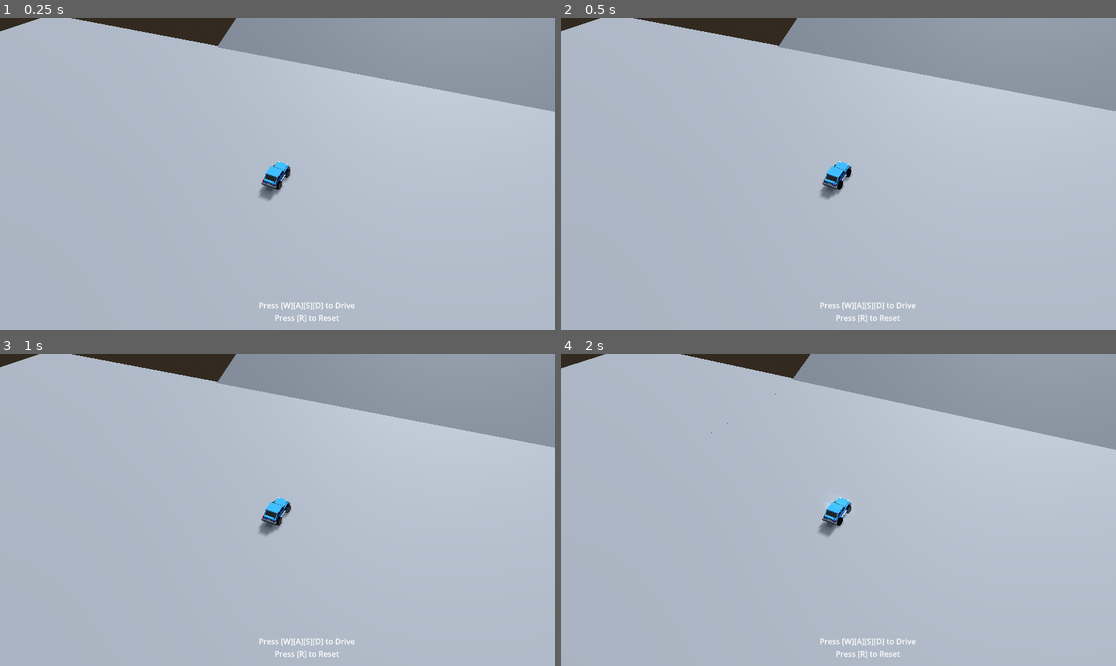
Above: before the commit, frames 1-4 (two rows, left to right).
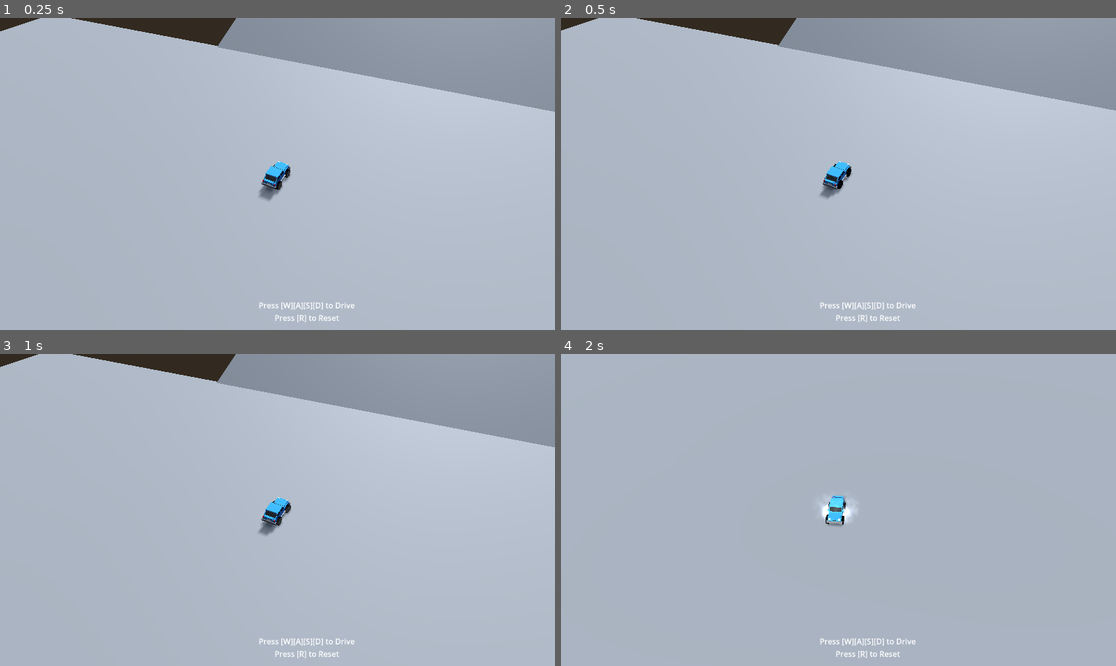
Above: after the commit, the same moments.

Repository: gex194/rally-game
Game: Godot game, scene res://Scenes/main.tscn
Two runs of this game, one before a commit and one after it. Both use one fixed random seed, a clock stepped at 60 frames per second and the inputs below.
Inputs:
- Up to frame 1 (0.25 s): no input
- Up to frame 2 (0.5 s): no input
- Up to frame 3 (1 s): tap W (Forward) at 0.5 s; hold D (Right) from 0.53 s (still down)
- Up to frame 4 (2 s): tap W (Forward) at 1.25 s; release D (Right) at 1.28 s; hold S (Back) from 1.28 s (still down)

Frame 1 is identical in both runs. In frame 2, 0.2% of the frame differs, in the area x 0-100%, y 0-58%; in frame 3, less than 0.1%; in frame 4, 12%, in the area x 0-100%, y 0-59%.

Commit message:
Corrected sound pitch error, changed handling a bit

Diff:
--- a/Scenes/car.gd
+++ b/Scenes/car.gd
@@ -1,7 +1,7 @@
 extends VehicleBody3D
 
-var max_rpm = 600
-var max_torque = 200
+var max_rpm = 700
+var max_torque = 300
 @onready var left_wheel_smoke: GPUParticles3D = get_node("left_wheel_smoke")
 @onready var right_wheel_smoke: GPUParticles3D = get_node("right_wheel_smoke")
 
@@ -15,9 +15,9 @@
 	steering = lerp(steering, Input.get_axis("Right","Left") * 0.4, steering_speed * delta)
 	var acceleration = Input.get_axis("Back", "Forward")
 	var rpm = rear_left_wheel.get_rpm()
-	rear_left_wheel.engine_force = acceleration * max_torque * (1 - rpm / max_rpm)
+	rear_left_wheel.engine_force = acceleration * max_torque * (1 - abs(rpm) / max_rpm)
 	rpm = rear_right_wheel.get_rpm()
-	rear_right_wheel.engine_force = acceleration * max_torque * (1 - rpm / max_rpm)
+	rear_right_wheel.engine_force = acceleration * max_torque * (1 - abs(rpm) / max_rpm)
 	if (Input.is_action_pressed("Reset")):
 		reset_position()
 	handle_emitters(acceleration, rpm)
@@ -32,7 +32,8 @@
 		right_wheel_smoke.emitting = false;
 
 func handle_engine_sound(rpm) -> void:
-	engine_sound.pitch_scale = rpm / 200;
+	if (abs(rpm) > 0.0):
+		engine_sound.pitch_scale = abs(rpm) / 200;
 
 func reset_position() -> void:
 	self.position = Vector3(0,2,0)
--- a/Scenes/car.tscn
+++ b/Scenes/car.tscn
@@ -19,16 +19,17 @@
 center_of_mass = Vector3(0, -0.5, 0)
 brake = 0.7
 script = ExtResource("1_8u2tg")
+steering_speed = 2
 
 [node name="CollisionShape3D" type="CollisionShape3D" parent="Car"]
 transform = Transform3D(1, 0, 0, 0, 1, 0, 0, 0, 1, 0.00491318, 0.501751, 0.000610352)
 shape = SubResource("BoxShape3D_6ucxl")
 
 [node name="left_wheel_smoke" parent="Car" instance=ExtResource("2_aq7ta")]
-transform = Transform3D(1, 0, 0, 0, 1, 0, 0, 0, 1, 0.491058, 0, -0.969802)
+transform = Transform3D(1, 0, 0, 0, 1, 0, 0, 0, 1, 0.685256, 0, -0.969802)
 
 [node name="right_wheel_smoke" parent="Car" instance=ExtResource("2_aq7ta")]
-transform = Transform3D(1, 0, 0, 0, 1, 0, 0, 0, 1, -0.565941, 0, -0.969802)
+transform = Transform3D(1, 0, 0, 0, 1, 0, 0, 0, 1, -0.831962, 0, -0.969802)
 
 [node name="car" parent="Car" instance=ExtResource("1_exxvk")]
 transform = Transform3D(-1, 0, -8.74228e-08, 0, 1, 0, 8.74228e-08, 0, -1, 0, 0, 0)
@@ -37,8 +38,10 @@
 transform = Transform3D(0.65, 0, 0, 0, 0.65, 0, 0, 0, 0.65, 0.763712, 0.0557913, 0.947786)
 brake = 0.7
 use_as_steering = true
+wheel_roll_influence = 0.5
 wheel_radius = 0.4
-suspension_stiffness = 70.0
+wheel_friction_slip = 3.0
+suspension_stiffness = 40.0
 damping_compression = 1.9
 damping_relaxation = 2.0
 
@@ -49,8 +52,10 @@
 transform = Transform3D(0.65, 0, 0, 0, 0.65, 0, 0, 0, 0.65, -0.808983, 0.0557913, 0.947786)
 brake = 0.7
 use_as_steering = true
+wheel_roll_influence = 0.5
 wheel_radius = 0.4
-suspension_stiffness = 70.0
+wheel_friction_slip = 3.0
+suspension_stiffness = 40.0
 damping_compression = 1.9
 damping_relaxation = 2.0
 
@@ -61,8 +66,10 @@
 transform = Transform3D(0.65, 0, 0, 0, 0.65, 0, 0, 0, 0.65, 0.763712, 0.0557913, -0.854642)
 brake = 0.7
 use_as_traction = true
+wheel_roll_influence = 0.5
 wheel_radius = 0.4
-suspension_stiffness = 70.0
+wheel_friction_slip = 3.0
+suspension_stiffness = 40.0
 damping_compression = 1.9
 damping_relaxation = 2.0
 
@@ -73,8 +80,10 @@
 transform = Transform3D(0.65, 0, 0, 0, 0.65, 0, 0, 0, 0.65, -0.808983, 0.0557913, -0.854642)
 brake = 0.7
 use_as_traction = true
+wheel_roll_influence = 0.5
 wheel_radius = 0.4
-suspension_stiffness = 70.0
+wheel_friction_slip = 3.0
+suspension_stiffness = 40.0
 damping_compression = 1.9
 damping_relaxation = 2.0
 
@@ -91,7 +100,7 @@
 near = 0.03
 
 [node name="engine_sound" type="AudioStreamPlayer3D" parent="Car"]
-transform = Transform3D(1, 0, 0, 0, 1, 0, 0, 0, 1, 0, -1, 0)
+transform = Transform3D(1, 0, 0, 0, 1, 0, 0, 0, 1, 0, 1.56822, 1.00855)
 stream = ExtResource("6_mh1ou")
 volume_db = -10.0
 autoplay = true
Not shown, changed: Build/index.html
Not shown, changed: Build/index.pck
